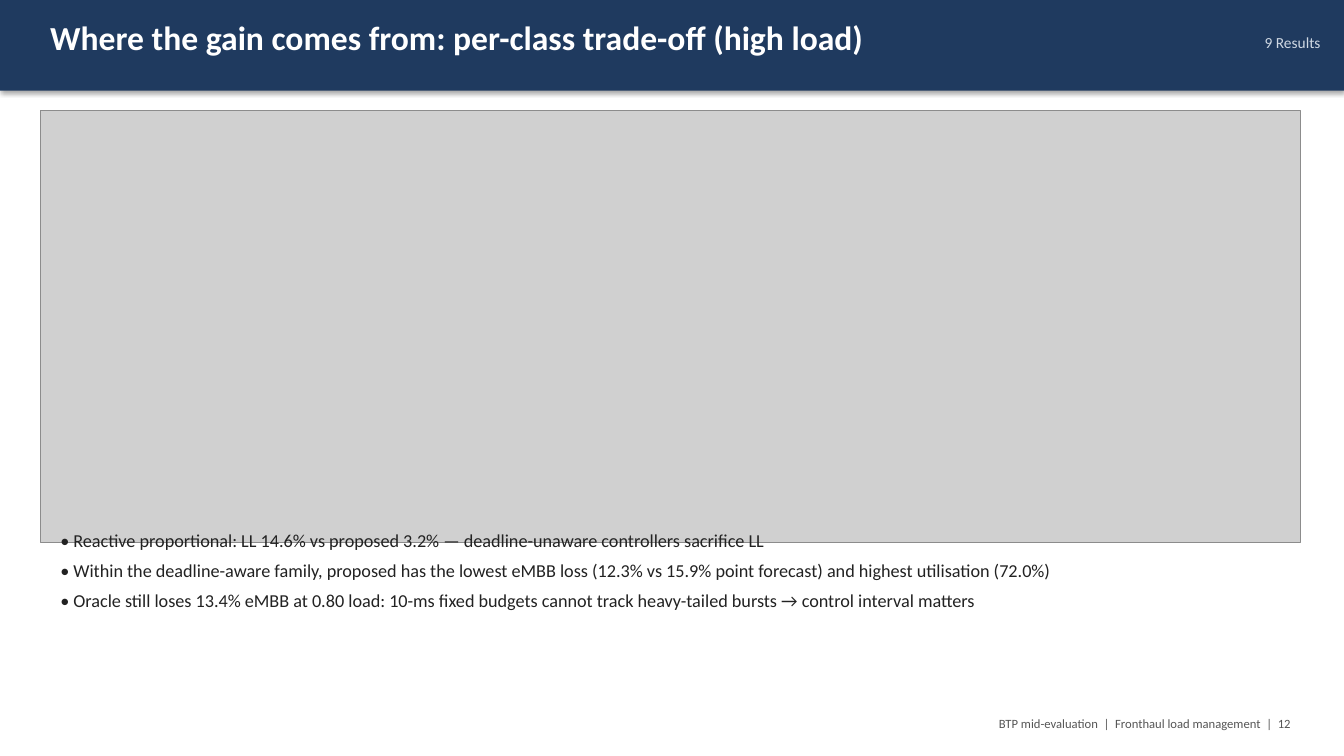
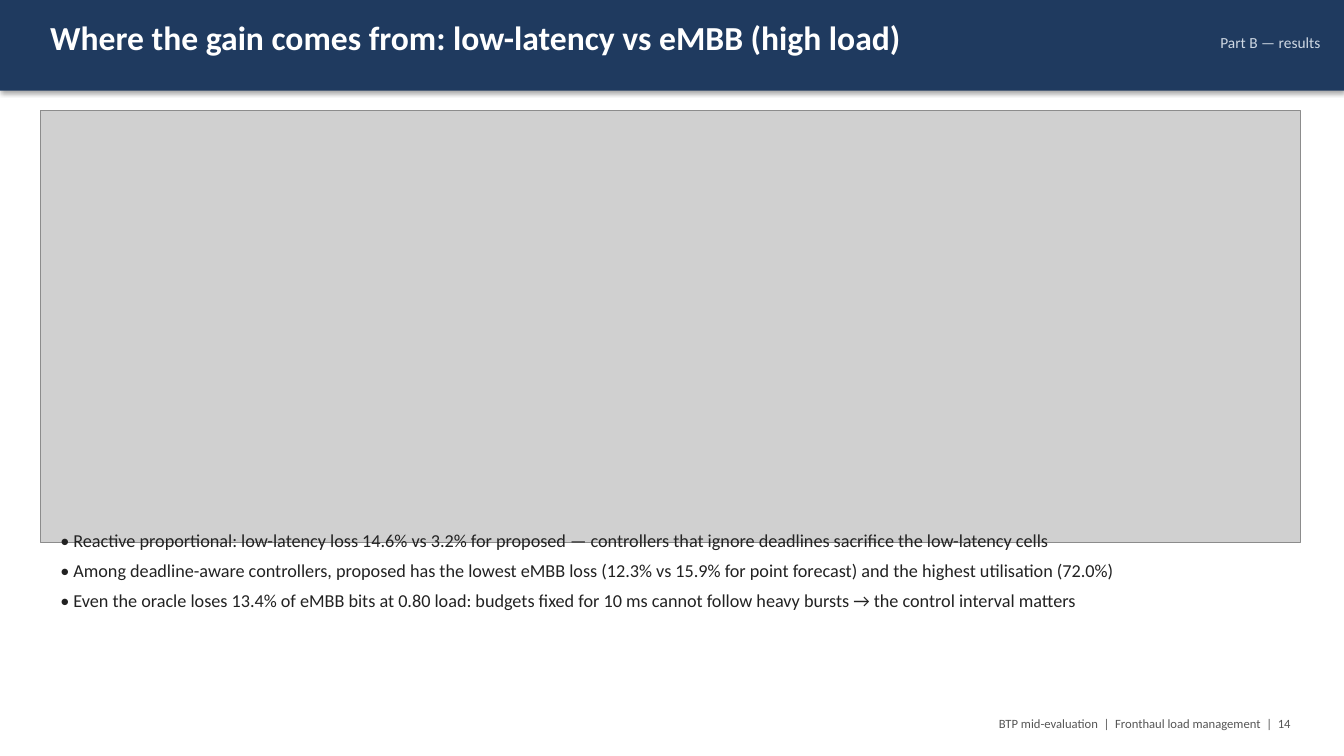
Before and after one commit to Harshvardhan-To1/BTP, a slide deck: slide 14 of docs/fhlm/BTP_midterm_fronthaul_load_management.pptx (slide 12 before the commit). Drawn at 1344x756 pixels with LibreOffice and Linux fonts; fonts in the diff are those of the drawing; grey boxes stand for pictures. Boxes give left, top, right and bottom in pixels: in the first picture for what was removed or moved away, otherwise in the second. Text is boxed around its words. In the diff, an @@ line names an element or a change of style, - is before the commit and + after.

```diff
--- a/docs/fhlm/BTP_midterm_fronthaul_load_management.pptx
+++ b/docs/fhlm/BTP_midterm_fronthaul_load_management.pptx
@@ text at (x1=50, y1=25, x2=900, y2=56): text changed @@
-Where the gain comes from: per-class trade-off (high load)
+Where the gain comes from: low-latency vs eMBB (high load)
@@ text at (x1=1220, y1=37, x2=1321, y2=48): text changed @@
-9 Results
+Part B — results
@@ text at (x1=73, y1=534, x2=1113, y2=610): text changed @@
-• Reactive proportional: LL 14.6% vs proposed 3.2% — deadline-unaware controllers sacrifice LL
-• Within the deadline-aware family, proposed has the lowest eMBB loss (12.3% vs 15.9% point forecast) and highest utilisation (72.0%)
-• Oracle still loses 13.4% eMBB at 0.80 load: 10-ms fixed budgets cannot track heavy-tailed bursts → control interval matters
+• Reactive proportional: low-latency loss 14.6% vs 3.2% for proposed — controllers that ignore deadlines sacrifice the low-latency cells
+• Among deadline-aware controllers, proposed has the lowest eMBB loss (12.3% vs 15.9% for point forecast) and the highest utilisation (72.0%)
+• Even the oracle loses 13.4% of eMBB bits at 0.80 load: budgets fixed for 10 ms cannot follow heavy bursts → the control interval matters
@@ text at (x1=999, y1=719, x2=1291, y2=730): text changed @@
-BTP mid-evaluation | Fronthaul load management | 12
+BTP mid-evaluation | Fronthaul load management | 14
```
Also in this commit, not shown: 19 other slides changed, 4 slides added, 7 other files.
